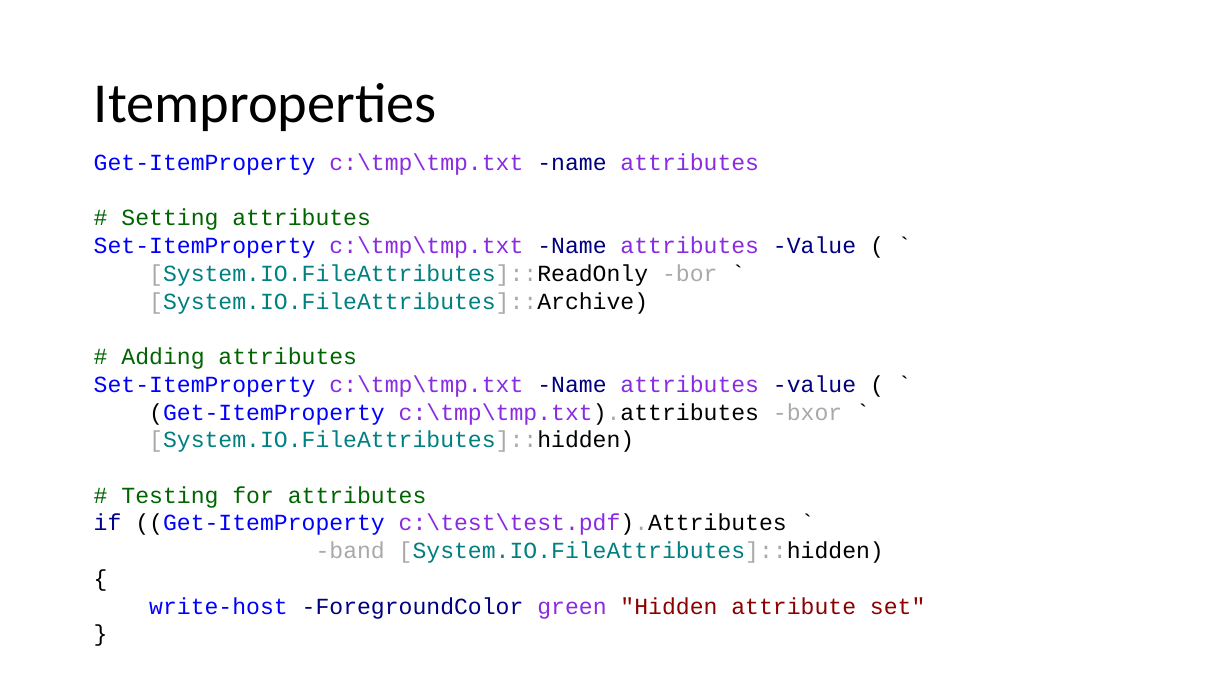
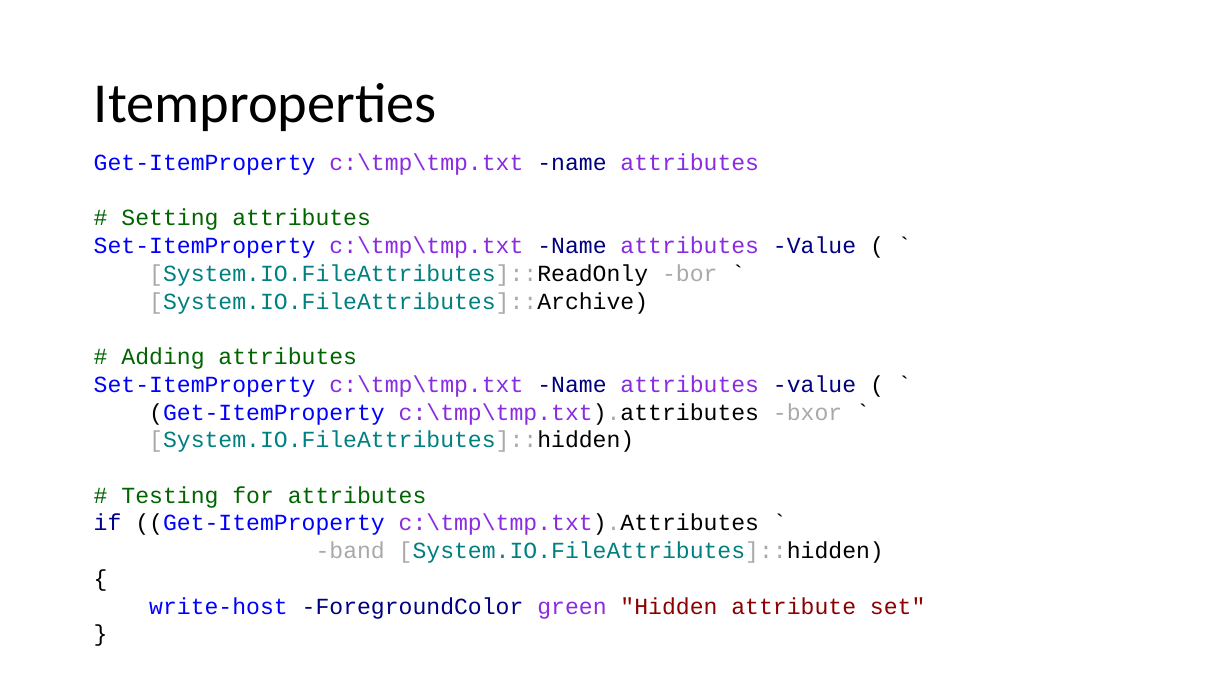
Before and after one commit to mjochen/PS-Technologies, a slide deck: slide 14 of The_navigation_model/The navigation model.pptx (slide 13 before the commit). Drawn at 1232x693 pixels with LibreOffice and Linux fonts; fonts in the diff are those of the drawing. Boxes give left, top, right and bottom in pixels: in the first picture for what was removed or moved away, otherwise in the second. Text is boxed around its words. In the diff, an @@ line names an element or a change of style, - is before the commit and + after.

```diff
--- a/The_navigation_model/The navigation model.pptx
+++ b/The_navigation_model/The navigation model.pptx
@@ text at (94,514,759,535): text changed @@
-if ((Get-ItemProperty c:\test\test.pdf).Attributes `
+if ((Get-ItemProperty c:\tmp\tmp.txt).Attributes `
```
Also in this commit, not shown: 2 other slides changed, 1 slide added, 2 other files.
